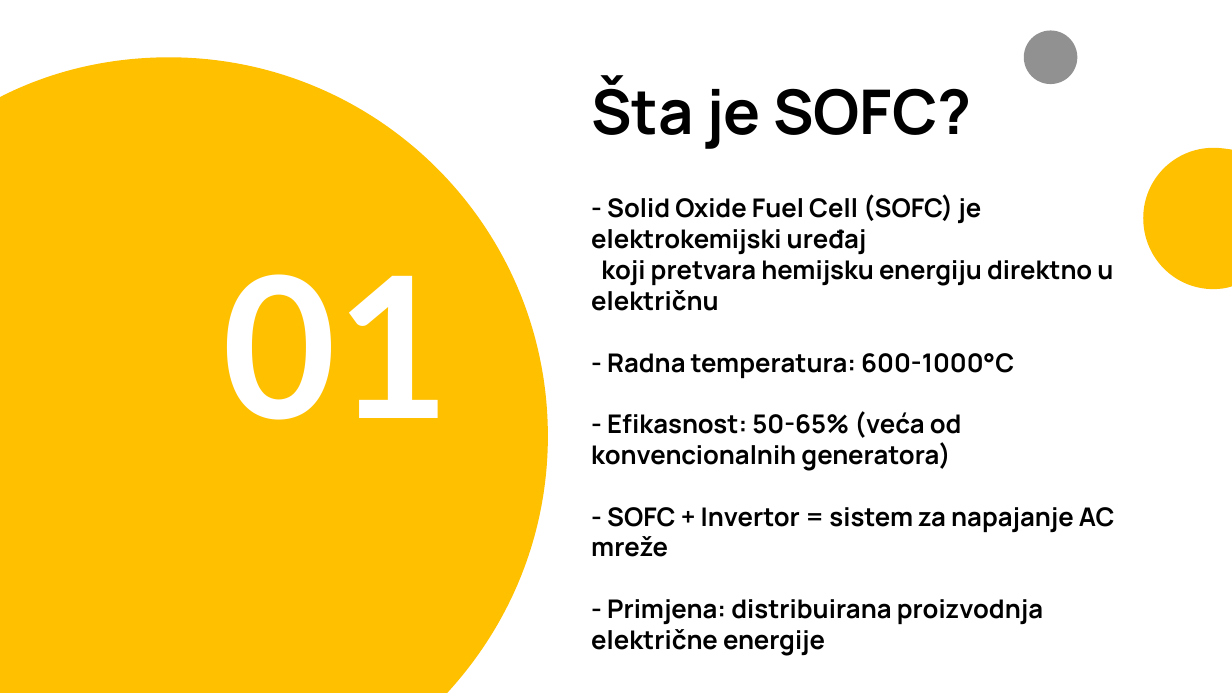
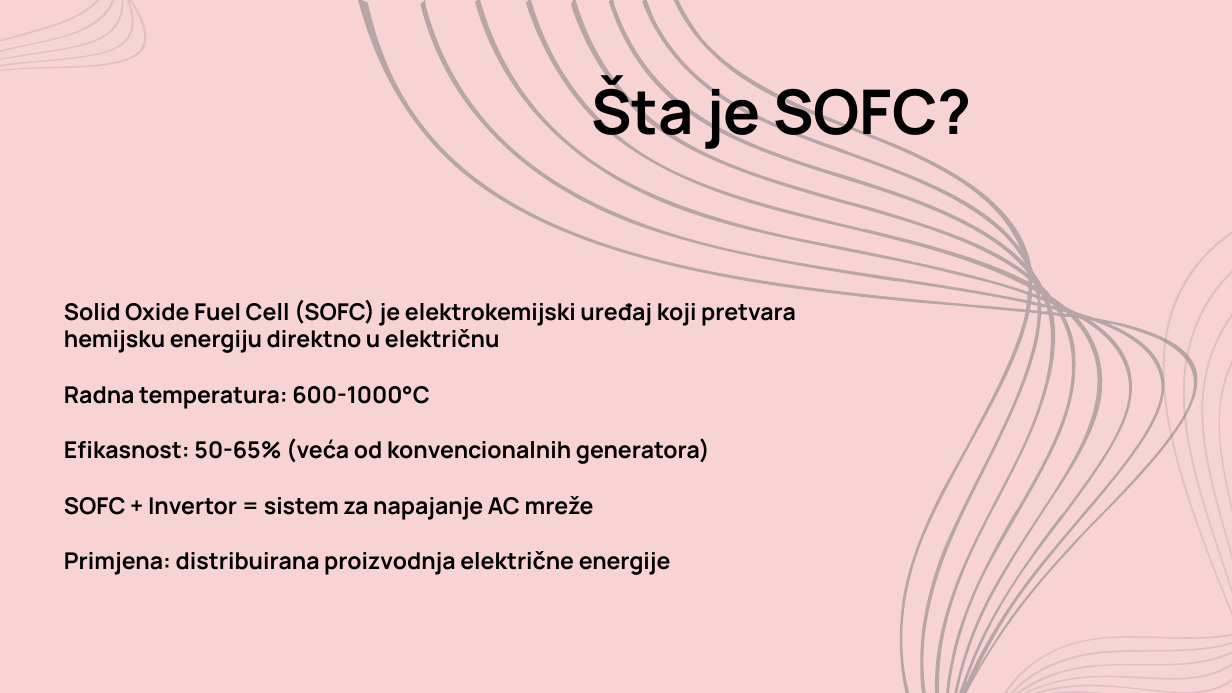
Before and after one commit to esmajun/SREES_2026_Junuzovic_SOFC_INV, a slide deck: slide 3 of presentation/SOFC_INV_Prezentacija.pptx. Drawn at 1232x693 pixels with LibreOffice and Linux fonts; fonts in the diff are those of the drawing. Boxes give left, top, right and bottom in pixels: in the first picture for what was removed or moved away, otherwise in the second. Text is boxed around its words. In the diff, an @@ line names an element or a change of style, - is before the commit and + after.

```diff
--- a/presentation/SOFC_INV_Prezentacija.pptx
+++ b/presentation/SOFC_INV_Prezentacija.pptx
@@ background #FFFFFF to #F7D3D4 @@
@@ freeform shape added at [0, 0, 147, 71], fill #7A7A7A at 20% opacity @@
@@ freeform shape added at [364, 0, 1198, 693], fill #7A7A7A at 50% opacity @@
@@ freeform shape removed at [0, 57, 548, 693] @@
@@ ellipse removed at [1024, 30, 1078, 84] @@
@@ freeform shape removed at [1143, 148, 1232, 289] @@
@@ freeform shape added at [1005, 231, 1232, 693], fill #7A7A7A at 20% opacity @@
@@ title "Solid Oxide Fuel Cell (SOFC) ..." at [64, 300, 796, 575]: vertical alignment middle to top @@
@@ text removed at [223, 274, 451, 420] @@
-01
@@ title at [64, 300, 796, 575]: text changed; size 20 to 18 pt @@
-- Solid Oxide Fuel Cell (SOFC) je elektrokemijski uređaj
-koji pretvara hemijsku energiju direktno u električnu
-- Radna temperatura: 600-1000°C
-- Efikasnost: 50-65% (veća od konvencionalnih generatora)
-- SOFC + Invertor = sistem za napajanje AC mreže
-- Primjena: distribuirana proizvodnja električne energije
+Solid Oxide Fuel Cell (SOFC) je elektrokemijski uređaj koji pretvara hemijsku energiju direktno u električnu
+Radna temperatura: 600-1000°C
+Efikasnost: 50-65% (veća od konvencionalnih generatora)
+SOFC + Invertor = sistem za napajanje AC mreže
+Primjena: distribuirana proizvodnja električne energije
```
Also in this commit, not shown: 6 other slides changed, 3 slides added, 4 slides removed, 8 other files.
